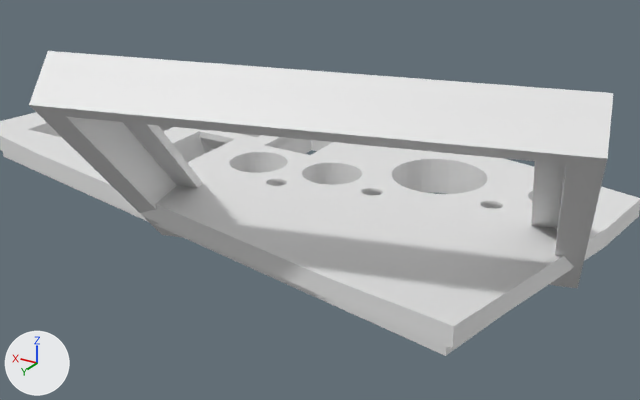
The Blender file CarInfoDisplay/Panel.blend, before and after one commit.
Before and after are seen from a 50 mm lens placed at (-0.0972, 0.1442, 0.0606), pointed at (-0.0284, 0.0297, 0.0034). Arrows for +X, +Y and +Z are at lower left; the lights stay in place.

Names of what the first picture shows: 'Display Enclosure', 'Usable Panel'.
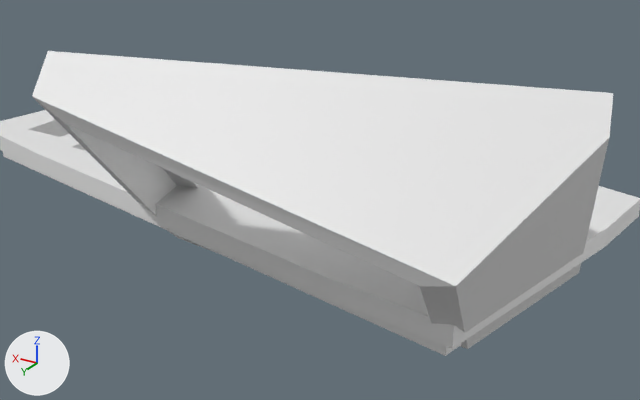
Commit message: Rough enclosure finished

Changed parts and their boxes [x1, y1, x2, y2] in the pictures (640 x 400 px):
```json
{"object": "Display Enclosure", "change": "reshaped", "before": [29, 51, 613, 288], "after": [32, 51, 613, 349], "on screen": "26% taller"}
{"part": 1, "of": "me_cube_012", "change": "built on", "before": [29, 93, 610, 288], "after": [32, 93, 610, 349]}
{"object": "Usable Panel", "change": "unchanged, covered by the edit", "before": [0, 112, 640, 356], "after": [0, 110, 640, 356]}
```

Edits to the scene script, one JSON object a line:
```json
{"block": "me_cube_012", "where": "# used by ob_display_enclosure; location = (-0.0295, 0.0251, 0.0086); rotation_euler = (0.785, 0.0, 0.262), in degrees (45, 0, 15)"}
{"op": "remove", "block": "me_cube_012", "code": "me_cube_012.from_pydata(...)  # 304 vertices, 160 faces; spans x -0.0403..0.0403, y -0.0272..0.0272, z -0.0078..0.0014"}
{"op": "add", "block": "me_cube_012", "code": "me_cube_012.from_pydata(...)  # 312 vertices, 168 faces; spans x -0.0403..0.0403, y -0.0272..0.0272, z -0.0265..0.0014"}
{"block": "me_cube_012", "change": "me_cube_012 part 1"}
{"block": "me_cube_012", "change": "4 faces are deleted"}
{"block": "me_cube_012", "change": "8 vertices in x -0.0403..0.0403, y -0.0272..0.0272, z -0.0078 move by (0.0, 0.0, 0.003)"}
{"block": "me_cube_012", "change": "8 vertices are added at x -0.0244..0.0403, y -0.0272..0.0272, z -0.0265..-0.0063"}
{"block": "me_cube_012", "change": "12 new faces join them"}
```
